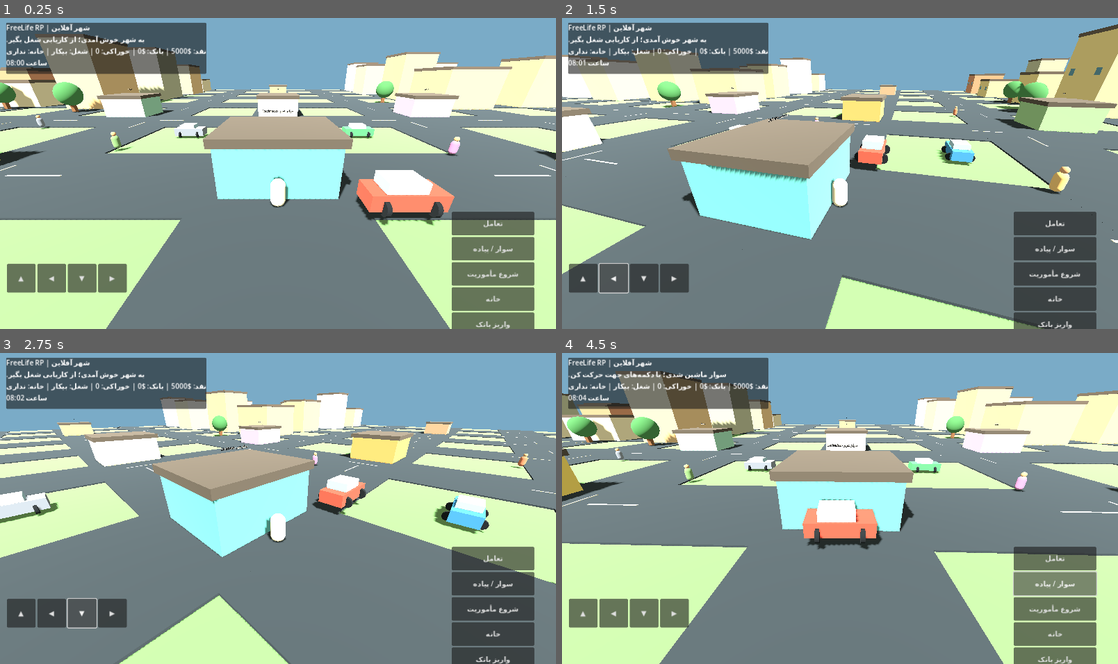
Above: before the commit, frames 1-4 (two rows, left to right).
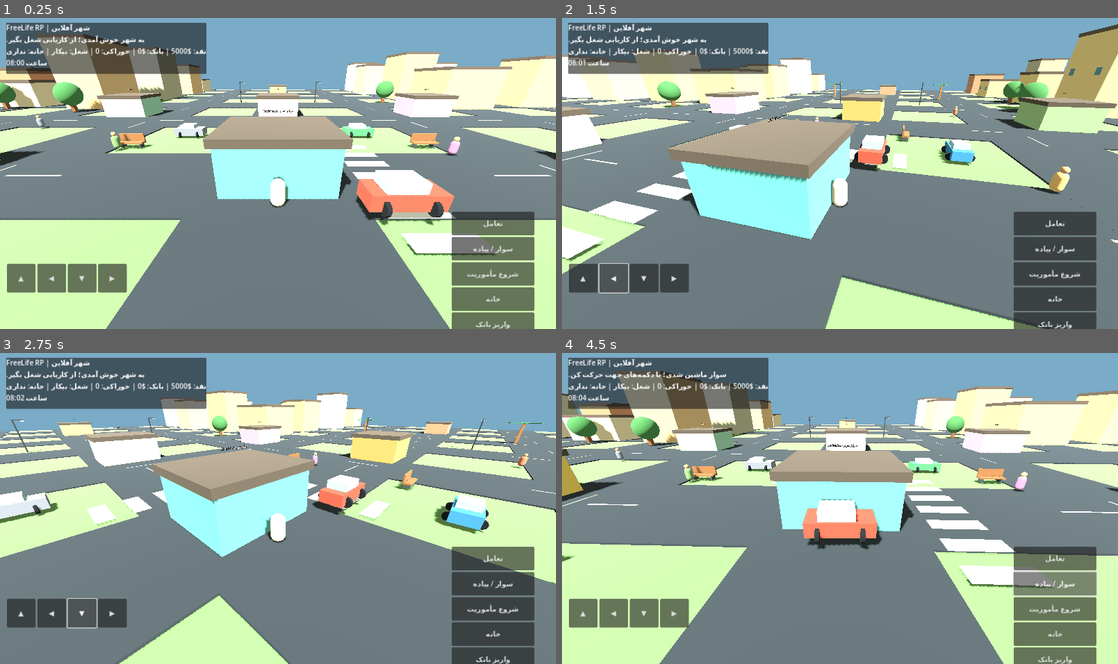
Above: after the commit, the same moments.

Repository: mvarkati1390-lgtm/FreeLife-Game
Game: Godot game, scene res://Main.tscn
The game is run twice, just before and just after one commit, with the same random seed, the same clock (stepped at 60 frames per second) and the same inputs.
Inputs:
- Up to frame 1 (0.25 s): no input
- Up to frame 2 (1.5 s): click "▲" at 0.5 s; click "◀" at 1.25 s
- Up to frame 3 (2.75 s): click "▼" at 2 s
- Up to frame 4 (4.5 s): click "▶" at 2.75 s; click "تعامل" at 3.5 s; click "سوار / پیاده" at 4.25 s

The runs differ from the first frame. In frame 1, 2.0% of the frame differs, in the area x 21-90%, y 20-77%; in frame 2, 1.7%; in frame 3, 1.0%; in frame 4, 2.7%, in the area x 0-89%, y 20-76%.

Commit message:
Add detailed city props and street furniture

Diff:
--- a/scripts/main.gd
+++ b/scripts/main.gd
@@ -112,6 +112,7 @@
     _add_location("مزرعه", Vector3(-96,0,-96), Color("#8ca85e"))
     _add_trees()
     _add_city_life()
+    _add_city_details()
 
 func _add_static_box(pos: Vector3, size: Vector3):
     var body := StaticBody3D.new()
@@ -451,3 +452,44 @@
 func _physics_process(_delta):
     if player:
         player.set("vehicle_mode", in_car)
+
+
+func _add_city_details():
+    # Street lamps along the main avenues
+    for p in [Vector3(-12,0,-55),Vector3(12,0,-55),Vector3(-55,0,12),Vector3(-55,0,-12),Vector3(55,0,12),Vector3(55,0,-12),Vector3(-12,0,55),Vector3(12,0,55)]:
+        _box(self, p + Vector3(0,3.1,0), Vector3(0.22,6.2,0.22), Color("#34383b"), "StreetLampPole")
+        _box(self, p + Vector3(0.65,6.1,0), Vector3(1.5,0.16,0.22), Color("#34383b"), "StreetLampArm")
+        var bulb := OmniLight3D.new()
+        bulb.position = p + Vector3(1.25,5.9,0)
+        bulb.light_color = Color("#ffe4a1")
+        bulb.light_energy = 0.45
+        bulb.omni_range = 9.0
+        add_child(bulb)
+        _box(self, p + Vector3(1.25,5.9,0), Vector3(0.45,0.18,0.45), Color("#fff0bd"), "LampBulb")
+    # Crosswalks near the central intersection
+    for i in range(7):
+        _box(self, Vector3(-7.5 + i*2.5,0.12,-8.2), Vector3(1.25,0.035,3.8), Color("#e8e6dc"), "CrosswalkMark")
+        _box(self, Vector3(8.2,0.12,-7.5 + i*2.5), Vector3(3.8,0.035,1.25), Color("#e8e6dc"), "CrosswalkMark")
+    # Benches around the town center
+    for p in [Vector3(-17,0,8),Vector3(17,0,8),Vector3(-17,0,-8),Vector3(17,0,-8)]:
+        _box(self, p + Vector3(0,0.55,0), Vector3(2.8,0.18,0.9), Color("#815b3e"), "BenchSeat")
+        _box(self, p + Vector3(0,1.05,-0.35), Vector3(2.8,0.9,0.16), Color("#815b3e"), "BenchBack")
+        for x in [-1.05,1.05]:
+            _box(self, p + Vector3(x,0.25,0), Vector3(0.16,0.5,0.7), Color("#42484b"), "BenchLeg")
+    # Palm trees for a warmer coastal-city look
+    for p in [Vector3(-75,0,-20),Vector3(-75,0,20),Vector3(75,0,-20),Vector3(75,0,20),Vector3(-20,0,75),Vector3(20,0,75)]:
+        _box(self, p + Vector3(0,2.5,0), Vector3(0.55,5,0.55), Color("#8b6542"), "PalmTrunk")
+        for i in range(6):
+            var angle := TAU * float(i) / 6.0
+            var leaf := _box(self, p + Vector3(cos(angle)*1.55,5.0,sin(angle)*1.55), Vector3(3.2,0.16,0.48), Color("#39734b"), "PalmLeaf")
+            leaf.rotation.y = -angle
+    # Road signs and bus-stop shelter
+    for p in [Vector3(-35,0,4),Vector3(35,0,-4),Vector3(4,0,35)]:
+        _box(self, p + Vector3(0,1.8,0), Vector3(0.16,3.6,0.16), Color("#555b60"), "SignPost")
+        _box(self, p + Vector3(0,3.35,0), Vector3(2.4,1.0,0.16), Color("#397c9c"), "RoadSign")
+    var shelter_pos := Vector3(-31,0,38)
+    _box(self, shelter_pos + Vector3(0,1.5,0), Vector3(6.5,0.16,2.4), Color("#65747b"), "BusShelterRoof")
+    for x in [-3.0,3.0]:
+        for z in [-1.0,1.0]:
+            _box(self, shelter_pos + Vector3(x,0.75,z), Vector3(0.14,1.5,0.14), Color("#59666c"), "BusShelterPost")
+    _box(self, shelter_pos + Vector3(0,0.6,0.8), Vector3(3.8,0.18,0.7), Color("#815b3e"), "BusShelterBench")
